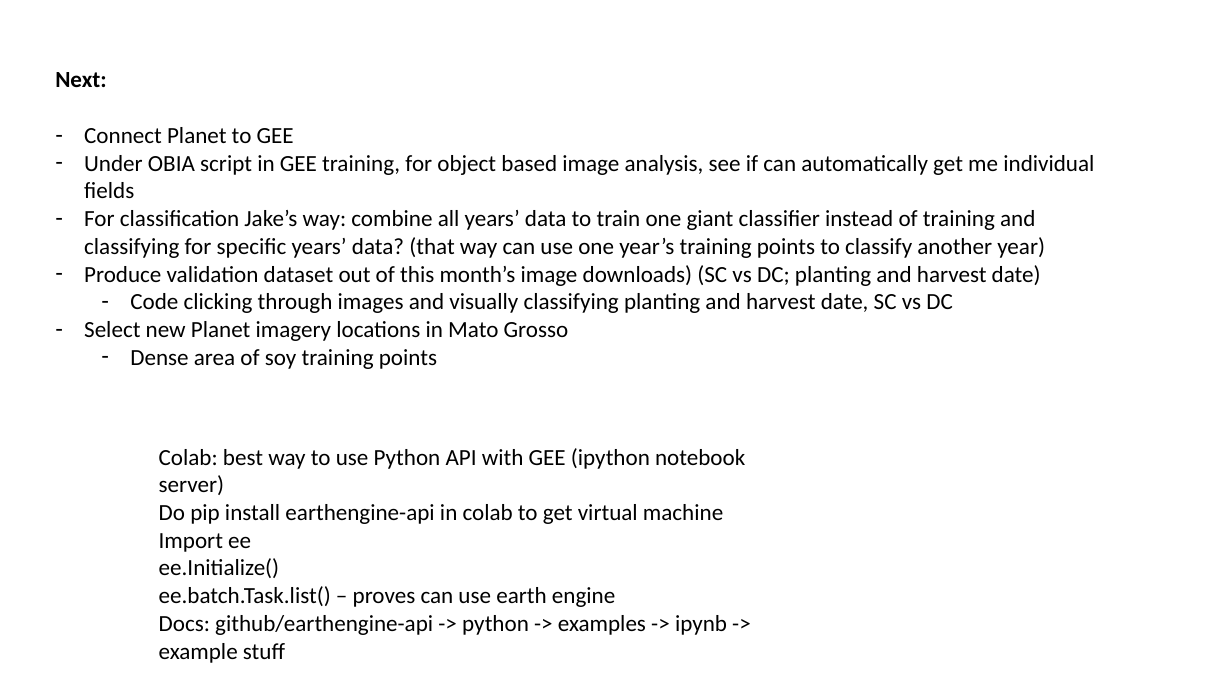
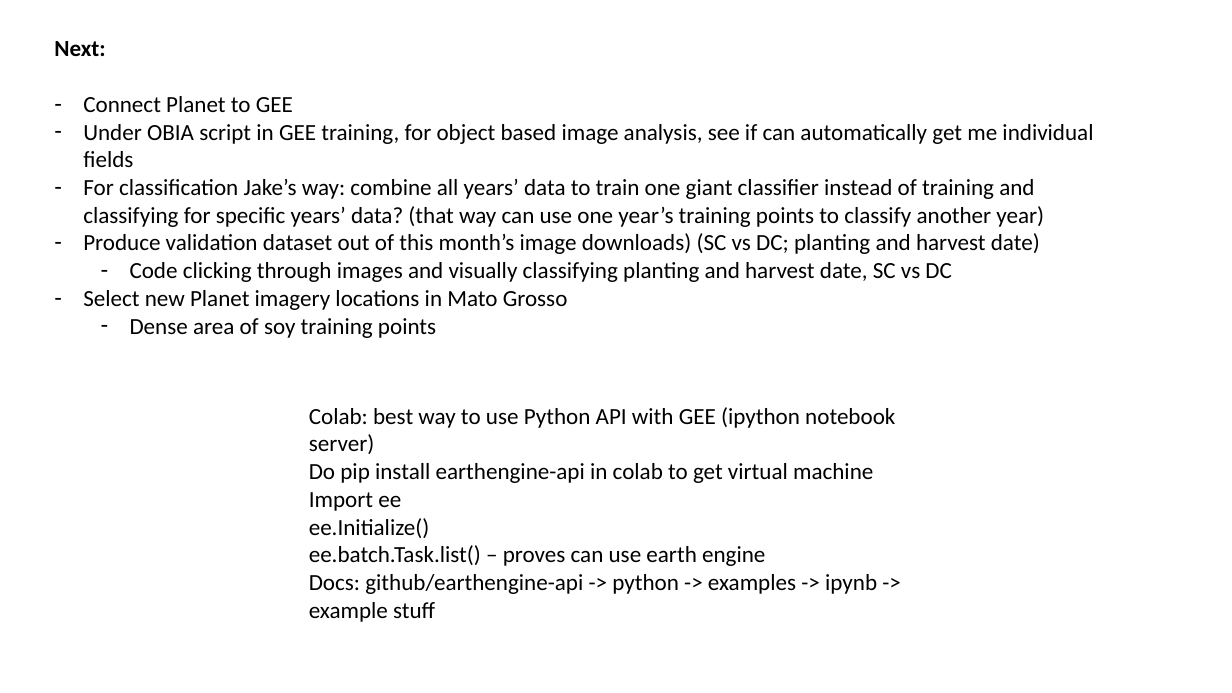
Before and after one commit to minghui-zhang/Meeting, a slide deck: slide 7 of Feb 7 2019.pptx (slide 6 before the commit). Drawn at 1232x693 pixels with LibreOffice and Linux fonts; fonts in the diff are those of the drawing. Boxes give left, top, right and bottom in pixels: in the first picture for what was removed or moved away, otherwise in the second. Text is boxed around its words. In the diff, an @@ line names an element or a change of style, - is before the commit and + after.

Commit message:
feb 4

```diff
--- a/Feb 7 2019.pptx
+++ b/Feb 7 2019.pptx
@@ text "Next:": place and size @@
-text "Next:" at (55,72,1094,369)
+text "Next:" at (54,41,1093,338)
@@ text "Colab: best way to use ...": place and size @@
-text "Colab: best way to use ..." at (159,448,745,663)
+text "Colab: best way to use ..." at (309,407,895,622)
```
Also in this commit, not shown: 1 slide added.
